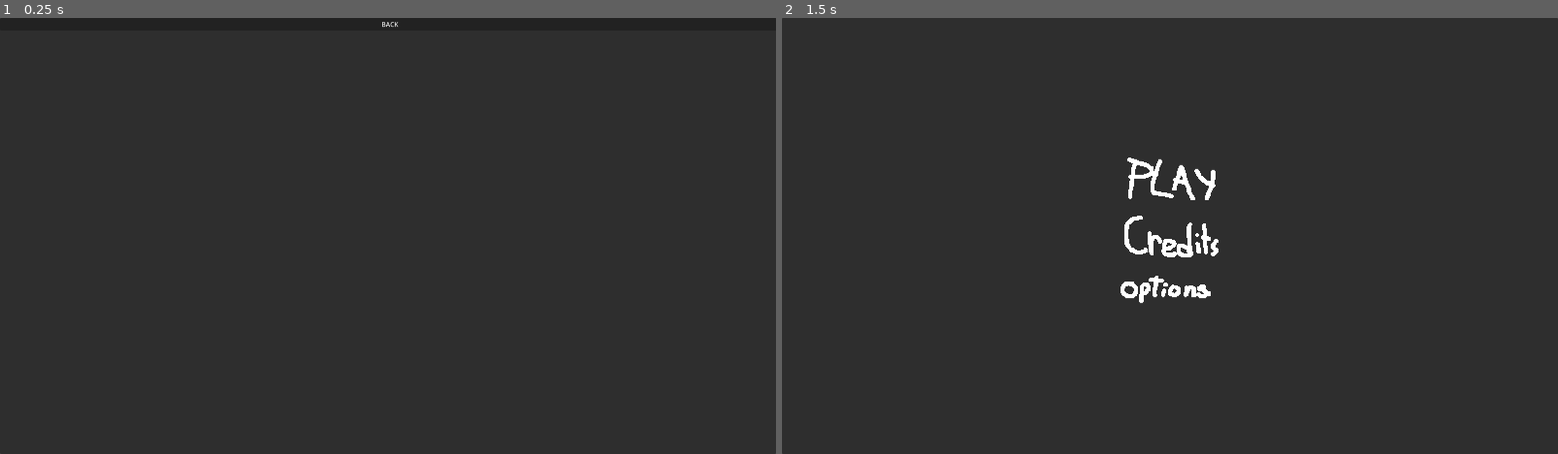
Above: before the commit, frames 1-2 (left to right).
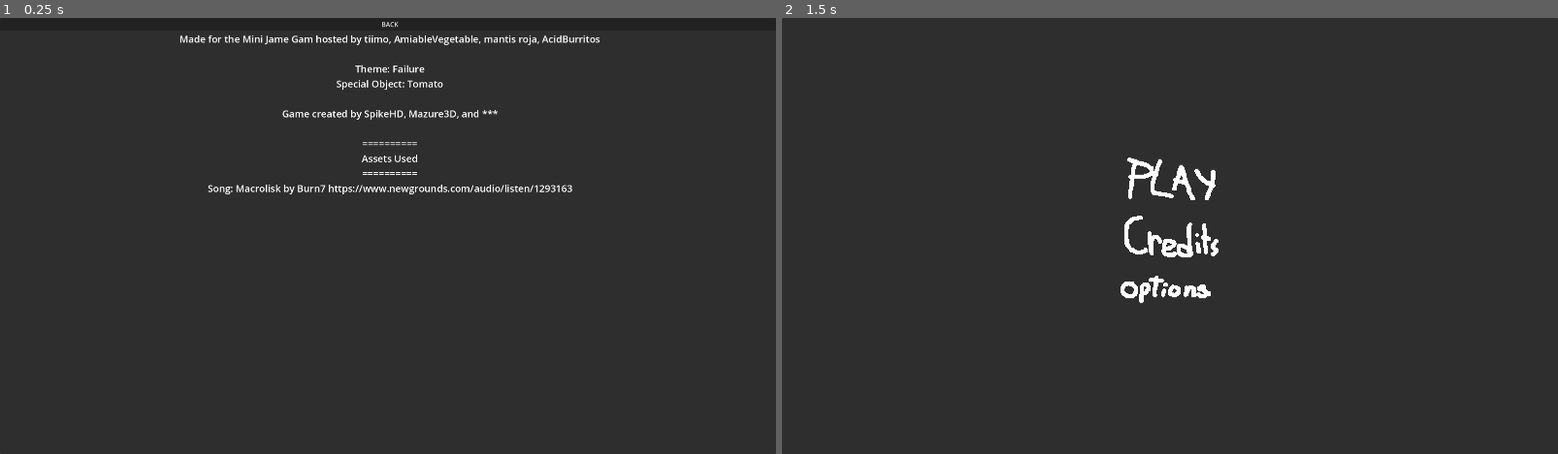
Above: after the commit, the same moments.

Repository: Quarticore/UntitledTomatoGame
Game: Godot game, scene res://scenes/credits_menu.tscn
The game is run twice, just before and just after one commit, with the same random seed, the same clock (stepped at 60 frames per second) and the same inputs. This scene is started directly instead of the project's main scene.
Inputs (mouse positions are in pixels of both pictures, inside the frame that each line leads up to):
- Up to frame 1 (0.25 s): no input
- Up to frame 2 (1.5 s): tap Enter at 0.5 s; move the mouse to (1340, 214) at 0.52 s; hold D (InputRight) 0.53-1.25 s; click (1340, 214) at 0.6 s; click "BACK" at 1.25 s

The runs differ from the first frame. In frame 1, 1.4% of the frame differs, in the area x 23-78%, y 4-41%; in frame 2, nothing differs.

Commit message:
Update credits menu

Diff:
--- a/scenes/credits_menu.tscn
+++ b/scenes/credits_menu.tscn
@@ -1,6 +1,9 @@
-[gd_scene load_steps=2 format=3 uid="uid://dy13hv0y0bp70"]
+[gd_scene load_steps=3 format=3 uid="uid://dy13hv0y0bp70"]
 
 [ext_resource type="Script" path="res://assets/scripts/credits_menu.gd" id="1_m2tlc"]
+
+[sub_resource type="LabelSettings" id="LabelSettings_lhtc1"]
+font_size = 24
 
 [node name="CreditsMenu" type="Control"]
 layout_mode = 3
@@ -38,4 +41,20 @@
 layout_mode = 2
 text = "BACK"
 
+[node name="Label" type="Label" parent="Panel/VBoxContainer"]
+layout_mode = 2
+text = "Made for the Mini Jame Gam hosted by tiimo, AmiableVegetable, mantis roja, AcidBurritos
+
+Theme: Failure
+Special Object: Tomato
+
+Game created by SpikeHD, Mazure3D, and ***
+
+==========
+Assets Used
+==========
+Song: Macrolisk by Burn7 https://www.newgrounds.com/audio/listen/1293163"
+label_settings = SubResource("LabelSettings_lhtc1")
+horizontal_alignment = 1
+
 [connection signal="pressed" from="Panel/VBoxContainer/BackButton" to="." method="_on_back_button_pressed"]
